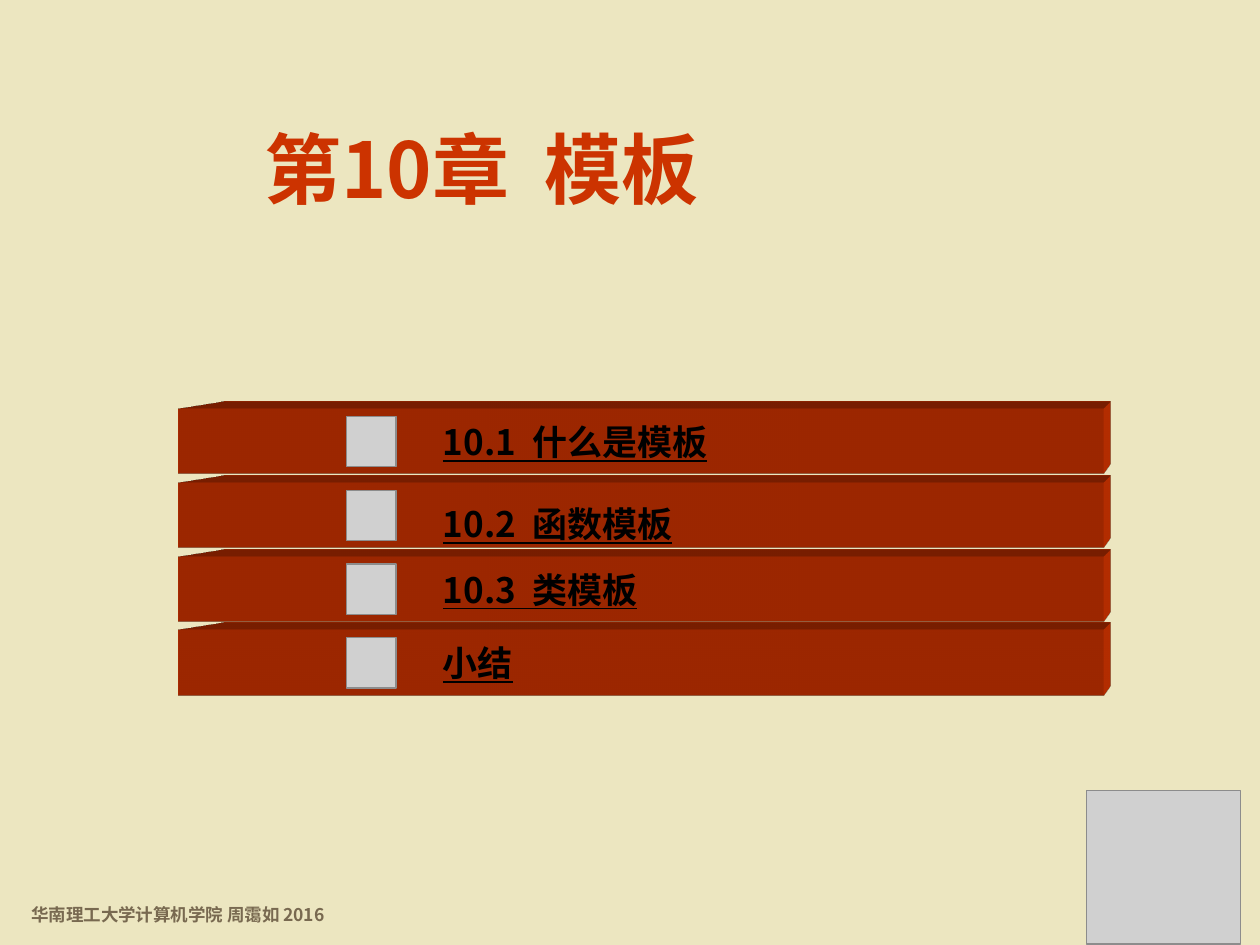
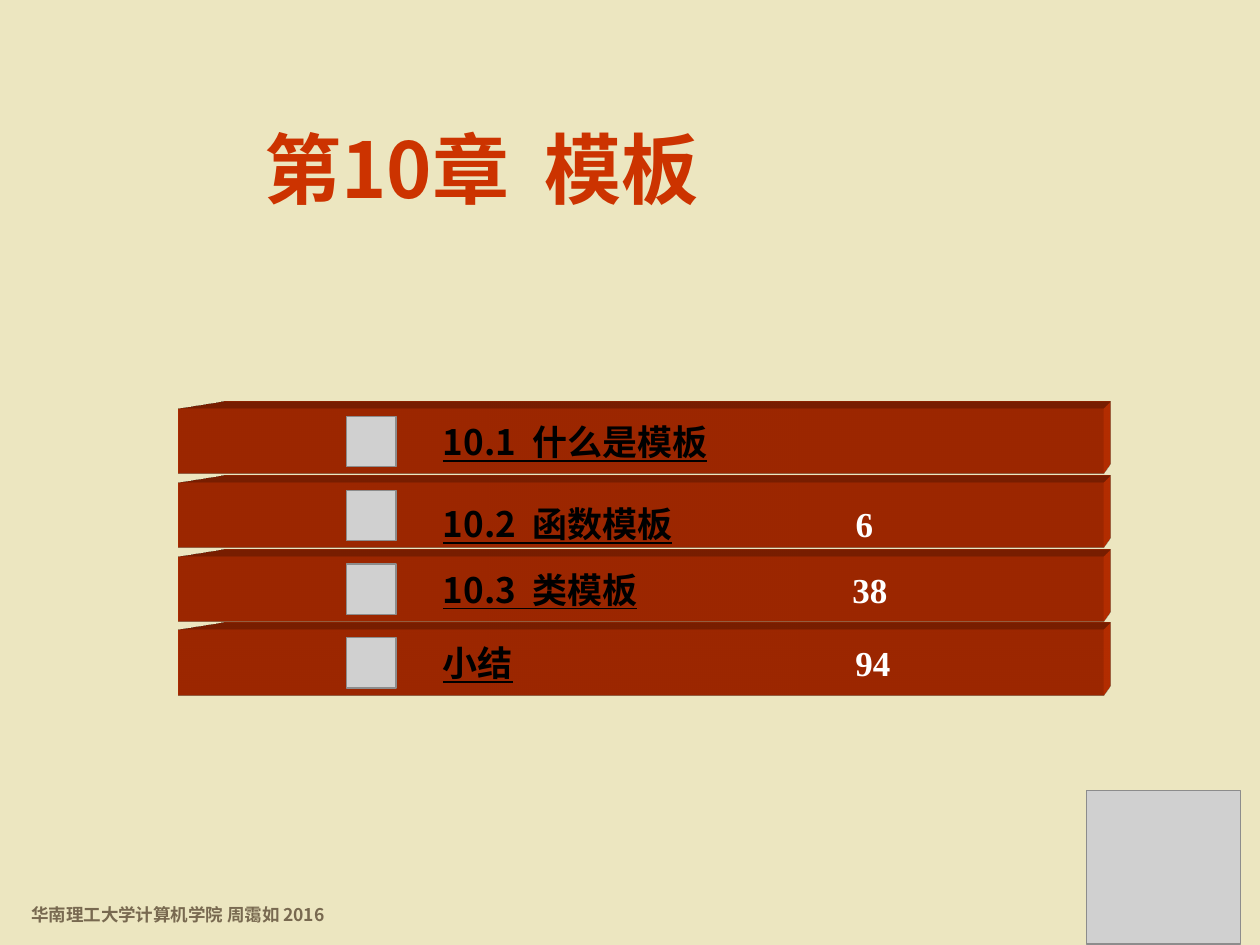
Before and after one commit to wwuhn/wwuhn.github.io, a slide deck: slide 2 of bookspcClassic/C++程序设计基础（第5版）周霭如/10-模板.pptx. Drawn at 1260x945 pixels with LibreOffice and Linux fonts; fonts in the diff are those of the drawing; grey boxes stand for pictures; background and template pictures are left out. Boxes give left, top, right and bottom in pixels: in the first picture for what was removed or moved away, otherwise in the second. Text is boxed around its words. In the diff, an @@ line names an element or a change of style, - is before the commit and + after.

```diff
--- a/bookspcClassic/C++程序设计基础（第5版）周霭如/10-模板.pptx
+++ b/bookspcClassic/C++程序设计基础（第5版）周霭如/10-模板.pptx
@@ text in rectangle at <box>443,507,874,544</box>: text changed; font Noto Sans CJK SC to Times New Roman @@
-10.2 函数模板
+10.2 函数模板 6
@@ text in rectangle at <box>443,573,887,609</box>: text changed; font Noto Sans CJK SC to Times New Roman @@
-10.3 类模板
+10.3 类模板 38
@@ text in rectangle at <box>443,646,890,683</box>: text changed @@
-小结
+小结 94
```
Also in this commit, not shown: 2 other slides changed.
